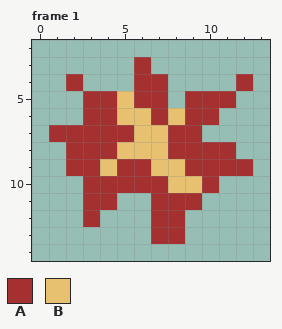
Pixel-art file -- Assets/Game/Effects/SmallExplosion/Sprites/SmallExplosion.aseprite. Above, as it was before the edit.
16x16 pixels, 3 frames. Shown: frame 1: x 0..13, y 2..14. The commit also changed other frames, which this record leaves out.
Palette (. is transparent): A #a53030  B #e8c170
Pixels before, frame 1, first column x 1:
 3 .....A......
 4 .A...AA....A
 5 ..AABAA.AAA.
 6 ..AABBABAA..
 7 AAAAABBAA...
 8 .AAABBBAAAA.
 9 .AABAABBAAAA
10 ..AAAAABBA..
11 ..AA..AAA...
12 ..A...AA....
13 ......AA....
Once edited:
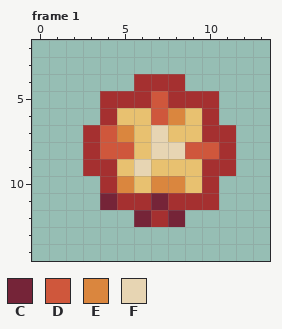
Colours new in this view: C #752438  D #cf573c  E #da863e  F #e7d5b3
The exact change:
Changed rows in their new state; - is an unchanged pixel.
Frame 1:
first column x 1:
 3 -----.------
 4 -.-----A---.
 5 --.-A-DA--.-
 6 --.---DEB---
 7 ..-DE-FBBAA-
 8 -.-DD-FFDD--
 9 -.-ABF--B--.
10 --.-EBEE----
11 --.CAAC--A--
12 --.--C-C----
13 ------..----
